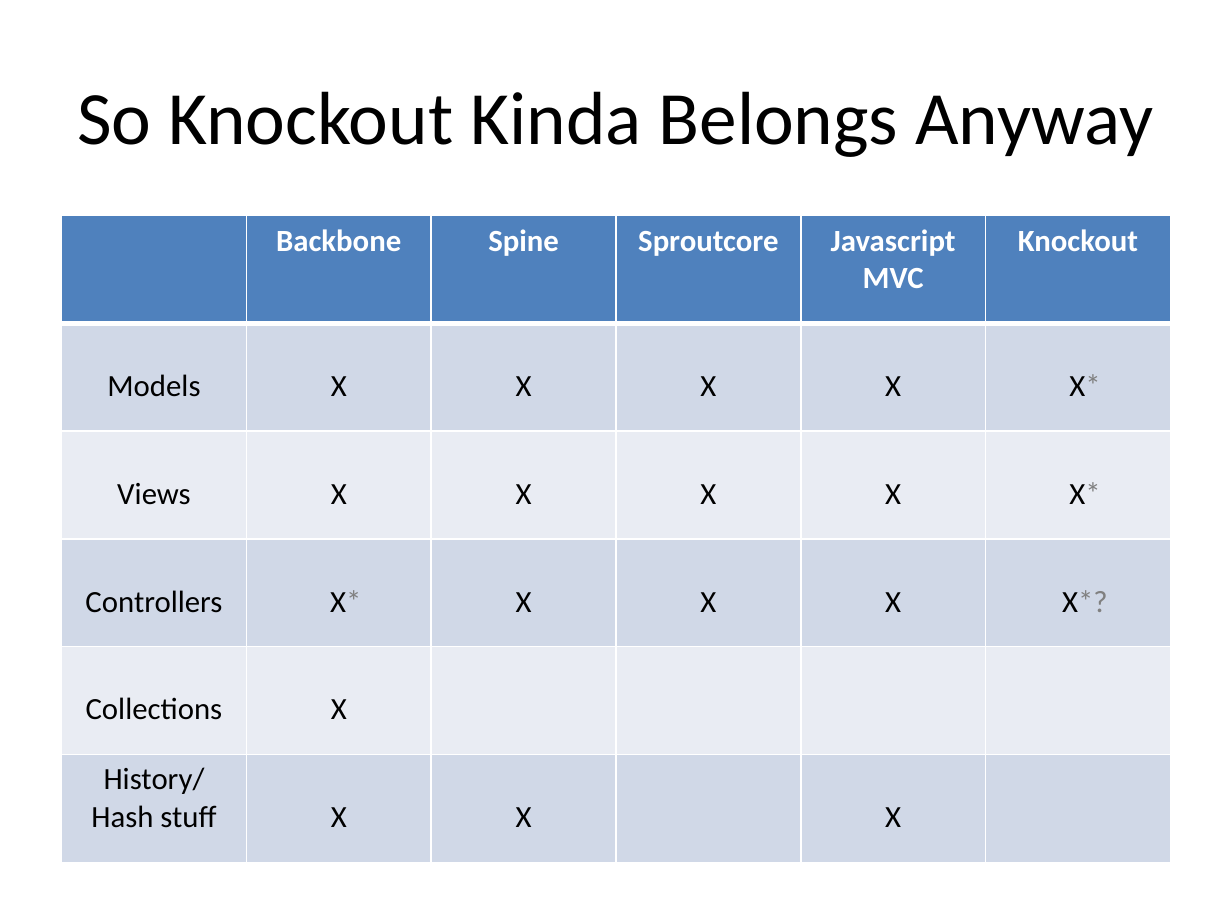
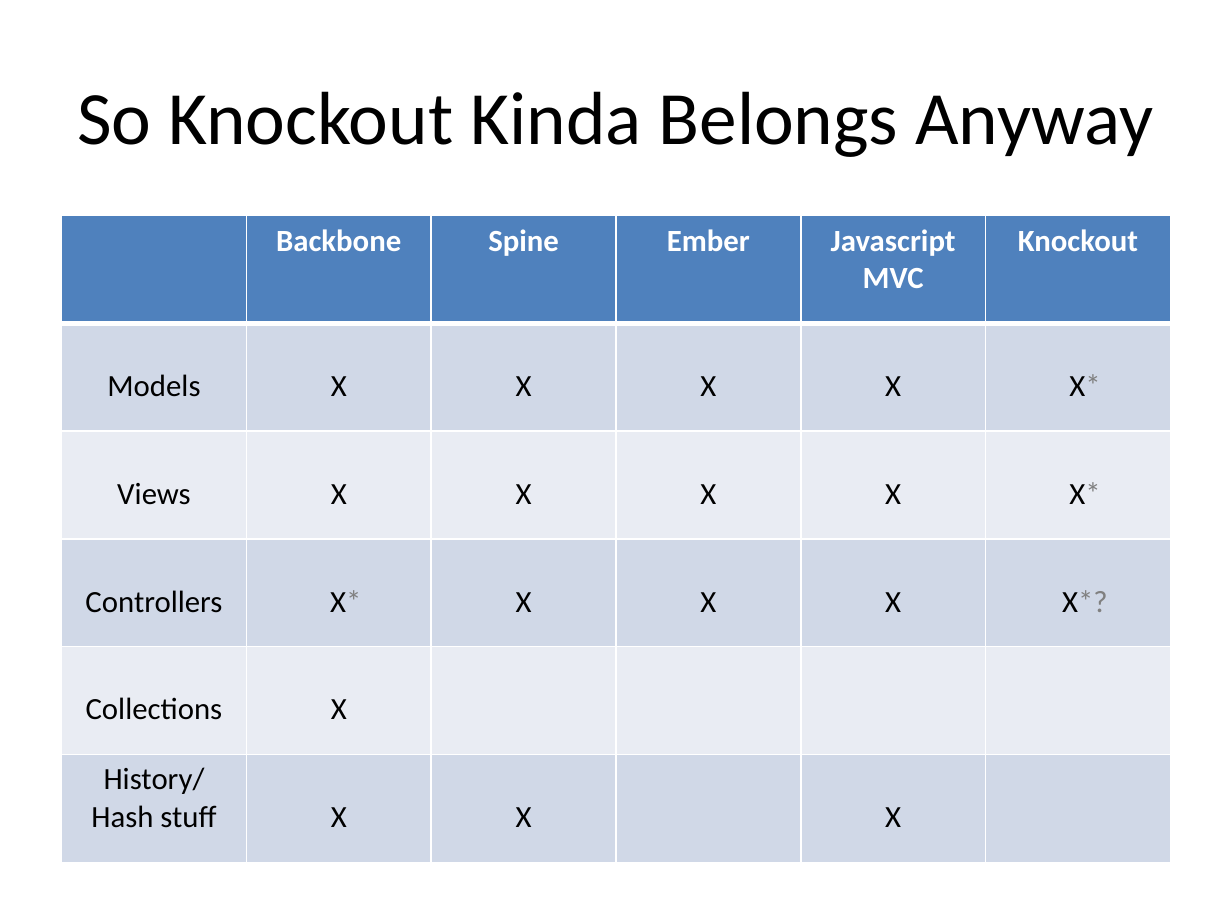
Before and after one commit to Mallioch/Presentations, a slide deck: slide 2 of 2012_1_5__client_side_mvx_frameworks/2 - Comparison.pptx. Drawn at 1232x924 pixels with LibreOffice and Linux fonts; fonts in the diff are those of the drawing; background and template pictures are left out. Boxes give left, top, right and bottom in pixels: in the first picture for what was removed or moved away, otherwise in the second. Text is boxed around its words. In the diff, an @@ line names an element or a change of style, - is before the commit and + after.

```diff
--- a/2012_1_5__client_side_mvx_frameworks/2 - Comparison.pptx
+++ b/2012_1_5__client_side_mvx_frameworks/2 - Comparison.pptx
@@ table at bbox=[62, 216, 1170, 862] @@
-row 1, column 4: Sproutcore
+row 1, column 4: Ember
```
Also in this commit, not shown: 4 other slides changed, 4 slides added, 3 other files.
